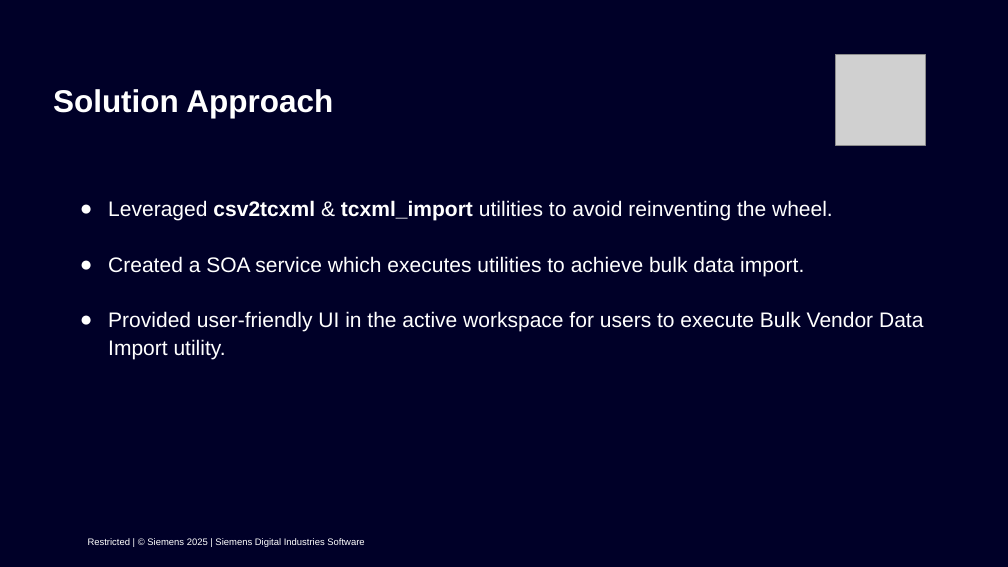
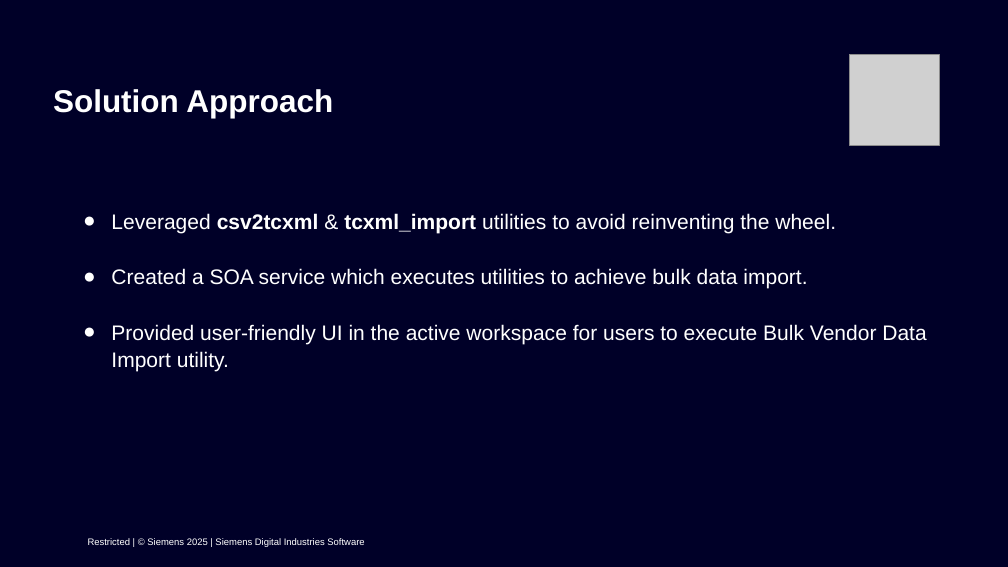
Before and after one commit to ashutoshkorde4/presentation, a slide deck: slide 4 of LCS_FY25 Internship Demo.pptx. Drawn at 1008x567 pixels with LibreOffice and Linux fonts; fonts in the diff are those of the drawing; grey boxes stand for pictures; background and template pictures are left out. Boxes give left, top, right and bottom in pixels: in the first picture for what was removed or moved away, otherwise in the second. Text is boxed around its words. In the diff, an @@ line names an element or a change of style, - is before the commit and + after.

```diff
--- a/LCS_FY25 Internship Demo.pptx
+++ b/LCS_FY25 Internship Demo.pptx
@@ picture: place and size @@
-picture at <box>836,55,926,146</box>
+picture at <box>850,55,941,146</box>
@@ subtitle "Leveraged csv2tcxml & tcxml_import utilities ...": place and size @@
-subtitle "Leveraged csv2tcxml & tcxml_import utilities ..." at <box>108,200,923,359</box>
+subtitle "Leveraged csv2tcxml & tcxml_import utilities ..." at <box>111,213,926,372</box>
```
Also in this commit, not shown: 7 other slides changed.
